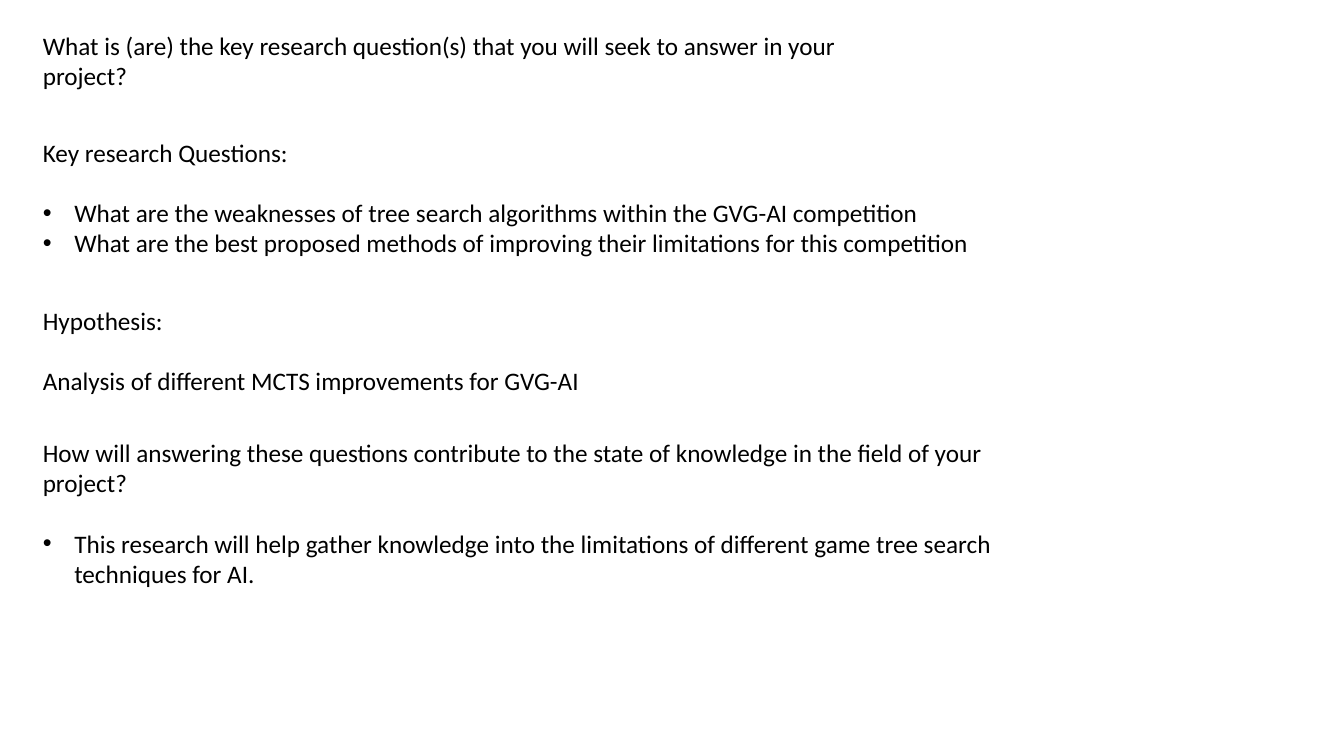
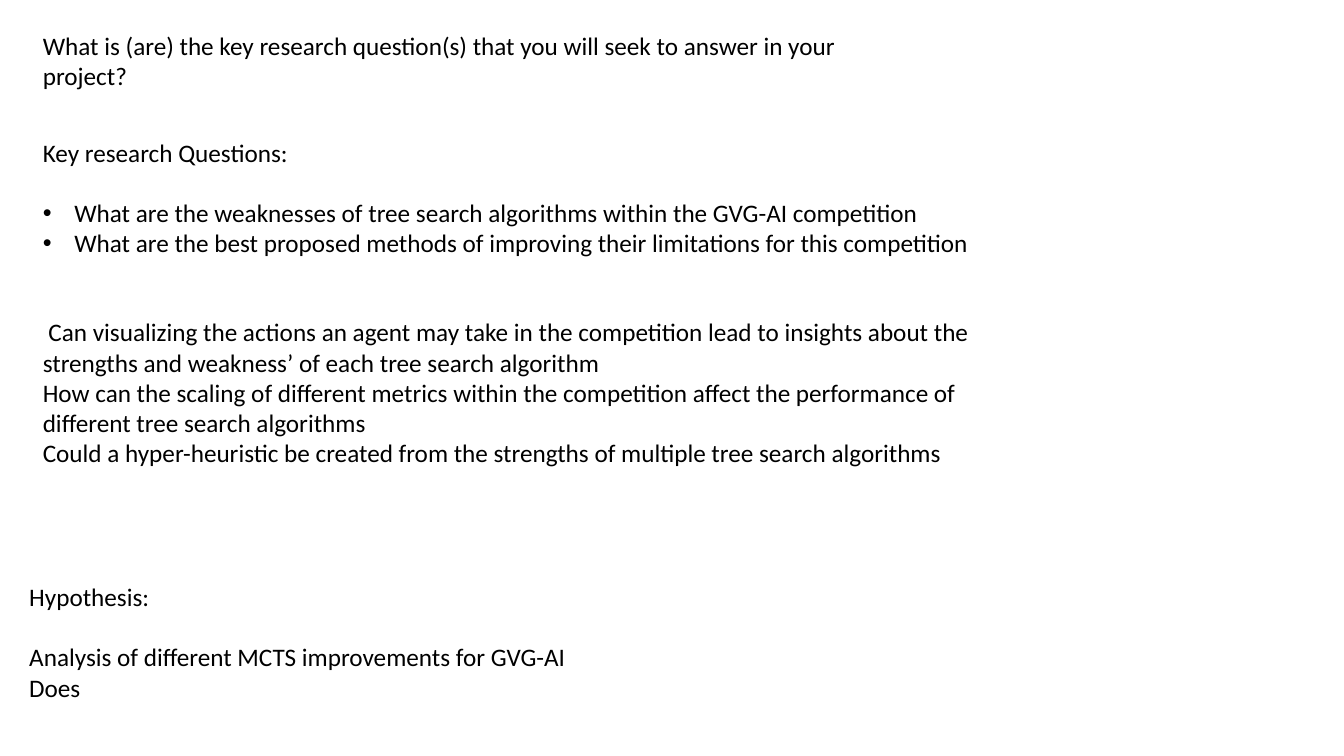
Before and after one commit to Alli1223/comp320-comp360-dissertation, a slide deck: slide 1 of Presentations/Findings Presentation/Findings.pptx. Drawn at 1344x756 pixels with LibreOffice and Linux fonts; fonts in the diff are those of the drawing. Boxes give left, top, right and bottom in pixels: in the first picture for what was removed or moved away, otherwise in the second. Text is boxed around its words. In the diff, an @@ line names an element or a change of style, - is before the commit and + after.

```diff
--- a/Presentations/Findings Presentation/Findings.pptx
+++ b/Presentations/Findings Presentation/Findings.pptx
@@ text added at [43,323,968,467], 18 pt, text #000000 @@
+Can visualizing the actions an agent may take in the competition lead to insights about the strengths and weakness’ of each tree search algorithm
+How can the scaling of different metrics within the competition affect the performance of different tree search algorithms
+Could a hyper-heuristic be created from the strengths of multiple tree search algorithms
@@ text removed at [43,444,991,587] @@
-How will answering these questions contribute to the state of knowledge in the field of your project?
-• This research will help gather knowledge into the limitations of different game tree search techniques for AI.
@@ text "Hypothesis:": place and size @@
-text "Hypothesis:" at [43,312,578,394]
+text "Hypothesis:" at [29,588,565,697]
@@ text at [29,680,80,697]: paragraph added @@
+Does
```
Also in this commit, not shown: 1 other slide changed, 1 slide added, 1 slide removed, 24 other files.
